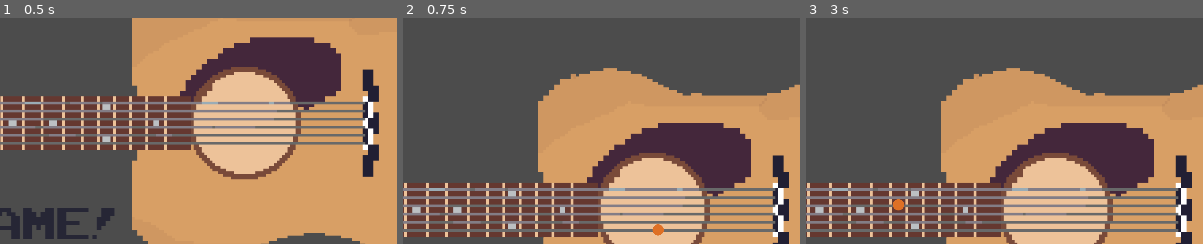
Above: before the commit, frames 1-3 (left to right).
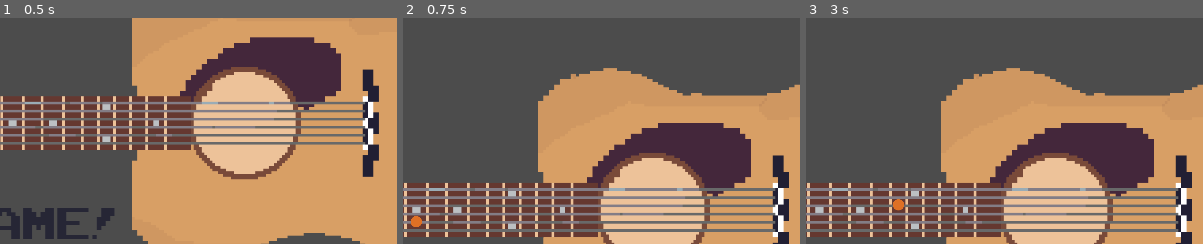
Above: after the commit, the same moments.

Repository: Nineluj/Guitar-Ear-Trainer
Game: Godot game, scene res://scenes/home.tscn
Same seed, same stepped clock (60 frames per second), same inputs: the game is played once before the commit and once after it.
Inputs (mouse positions are % of the whole screen's width and height, from its top left):
- Up to frame 1 (0.5 s): no input
- Up to frame 2 (0.75 s): click "Level 1" at 0.5 s
- Up to frame 3 (3 s): click "Return To Menu" at 1.25 s; click "Level 1" at 2 s; tap Enter at 2.75 s; move the mouse to (44, 51) at 2.77 s; click (44, 51) at 2.92 s
The pictures show only the part of the screen within x 33-83%, y 9-59%; the shares and areas given below are measured in that part.

Frame 1 is identical in both runs. In frame 2, 0.2% of the frame differs, in the area x 2-66%, y 87-97%; in frame 3, nothing differs.

Commit message:
completo

Diff:
--- a/scripts/GameNode.gd
+++ b/scripts/GameNode.gd
@@ -2,8 +2,16 @@
 
 var songs = [
 [],
-["E0", "E2", "E4", "E5", "E7"],
-[
+[ # 7 nation army
+	"a7", "a7", "a10", "a7", "a5", "a3", "", "a2"
+],
+[ # smoke on the water
+	"E0", "E3", "E5", "",
+	"E0", "E3", "E6", "E5", "",
+	"E0", "E3", "E5", "",
+	"E3", "E0", "E0"
+],
+[ # frere jacques
 	"g0", "g2", "g4", "g0", "", "g0", "g2", "g4", "g0", "g4", "g5", "g7", "g4",
 	"g5", "g7", "",
 	"b3", "b5", "b3", "b1", "b0", "g0", "b3", "b5", "b3", "b1", "b0", "g0",
@@ -80,9 +88,15 @@
 			if n != "":
 				currentSong.append(n)
 	else:
-		for _i in range(10):
-			currentSong.append(notesArr[randi() % len(notesArr)]
-			+ str(randi() % 13))
+		for i in range(10):
+			var nn = notesArr[randi() % len(notesArr)] + str(randi() % 13)
+
+			if i > 0:
+				while sameNotes(nn, currentSong[i - 1]):
+					nn = notesArr[randi() % len(notesArr)] + str(randi() % 13)
+
+			currentSong.append(nn)
+
 
 	playRound()
 
@@ -114,4 +128,11 @@
 
 func displayComplete():
 	get_node("EndScreen").visible = true
-	guitar.playSong(currentSong)
+
+	var doubledSong = []
+
+	for _i in range(2):
+		for n in currentSong:
+			doubledSong.append(n)
+		doubledSong.append("")
+	guitar.playSong(doubledSong)
--- a/scripts/home.gd
+++ b/scripts/home.gd
@@ -8,5 +8,4 @@
 
 # Called when the node enters the scene tree for the first time.
 func _ready():
-	# get_node("HomeAudioPlayer").play()
-	pass
+	get_node("HomeAudioPlayer").play()
